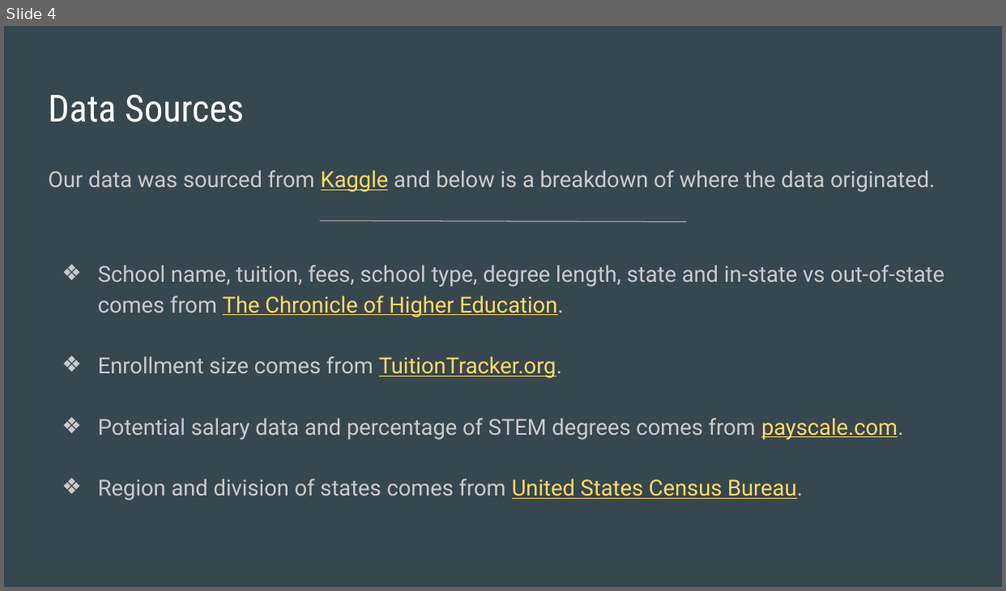
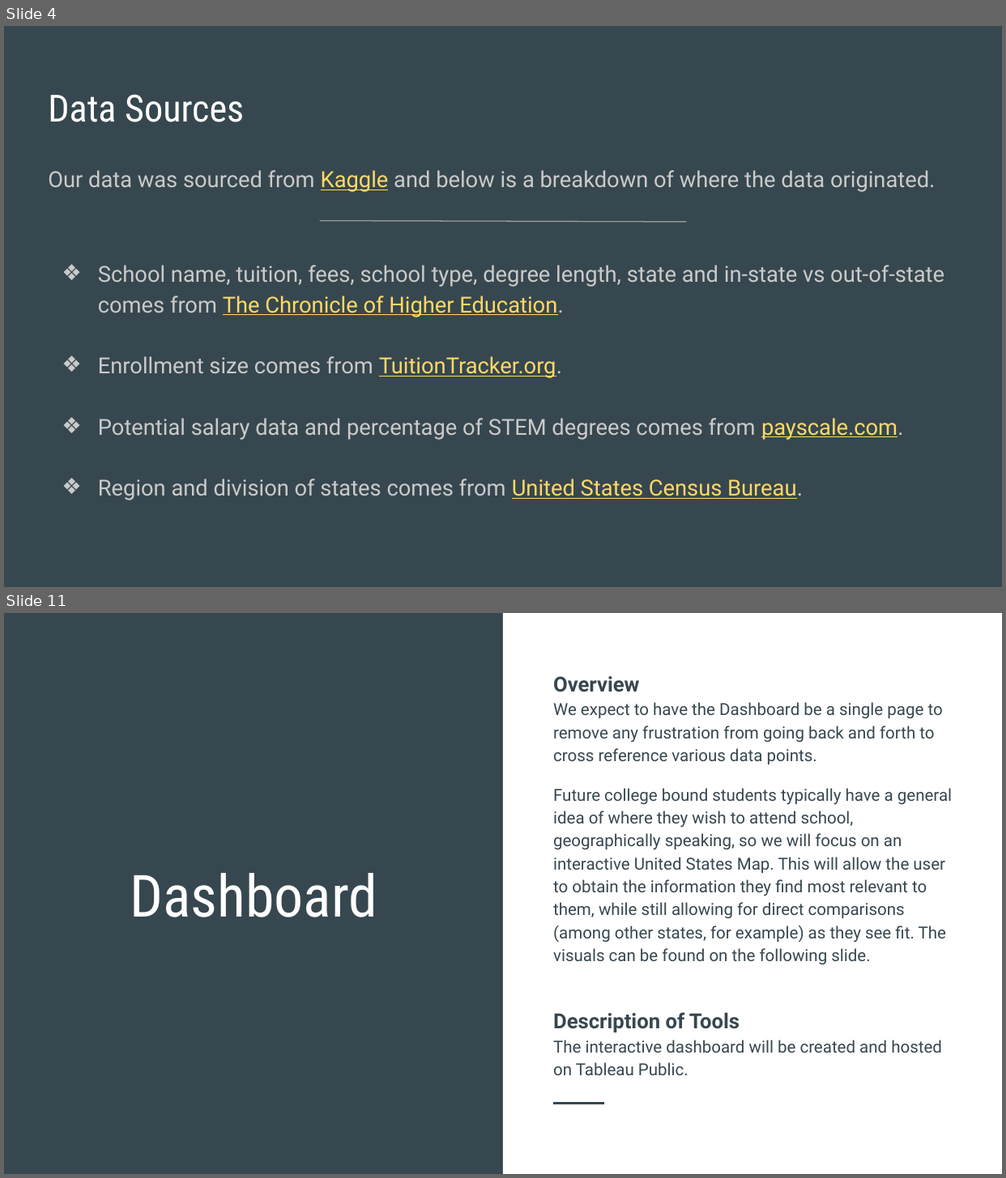
Before and after one commit to razon7/Group-Project, a slide deck: College_Costs_Career_Pay.pptx. Shown one above the other, each under a label of ours: slide 4 before the commit, slides 4 and 11 after it; the slides between them are not shown. The pictures are 1006x591 and 1006x1178 pixels, drawn with LibreOffice and Linux fonts; fonts in the diff are those of the drawing. Boxes give left, top, right and bottom in pixels: in the first picture for what was removed or moved away, otherwise in the second. Text is boxed around its words. In the diff, an @@ line names an element or a change of style, - is before the commit and + after.

```diff
--- a/College_Costs_Career_Pay.pptx
+++ b/College_Costs_Career_Pay.pptx
@@ slide 11 added at [4, 613, 1002, 1174], background #37474F @@
@@ rectangle added at [503, 613, 1002, 1174], fill #FFFFFF @@
@@ text added at [553, 676, 952, 1076], 12 pt, text #37474F @@
+Overview
+We expect to have the Dashboard be a single page to remove any frustration from going back and forth to cross reference various data points.
+Future college bound students typically have a general idea of where they wish to attend school, geographically speaking, so we will focus on an interactive United States Map. This will allow the user to obtain the information they find most relevant to them, while still allowing for direct comparisons (among other states, for example) as they see fit. The visuals can be found on the following slide.
+Description of Tools
+The interactive dashboard will be created and hosted on Tableau Public.
@@ title added at [130, 873, 377, 918], 42 pt, text #FFFFFF @@
+Dashboard
@@ line added from (553, 1104) to (603, 1104), #37474F 1.5 pt @@
```
Also in this commit, not shown: 3 slides changed, 5 other slides added, 3 slides removed, 1 other file.
